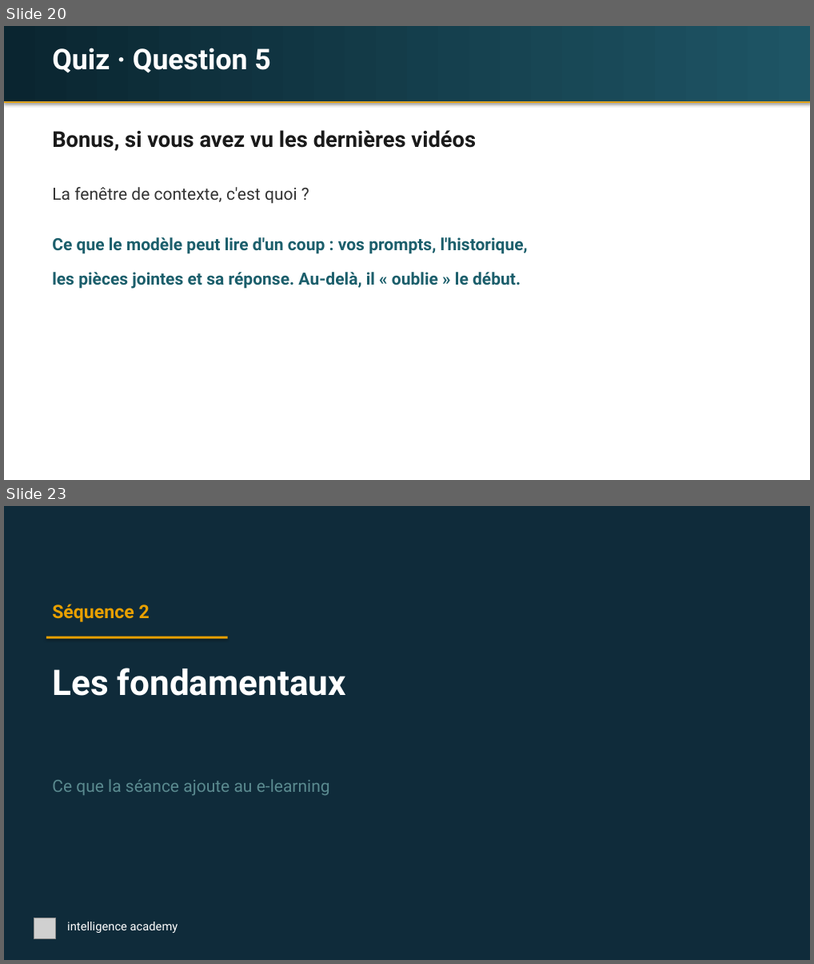
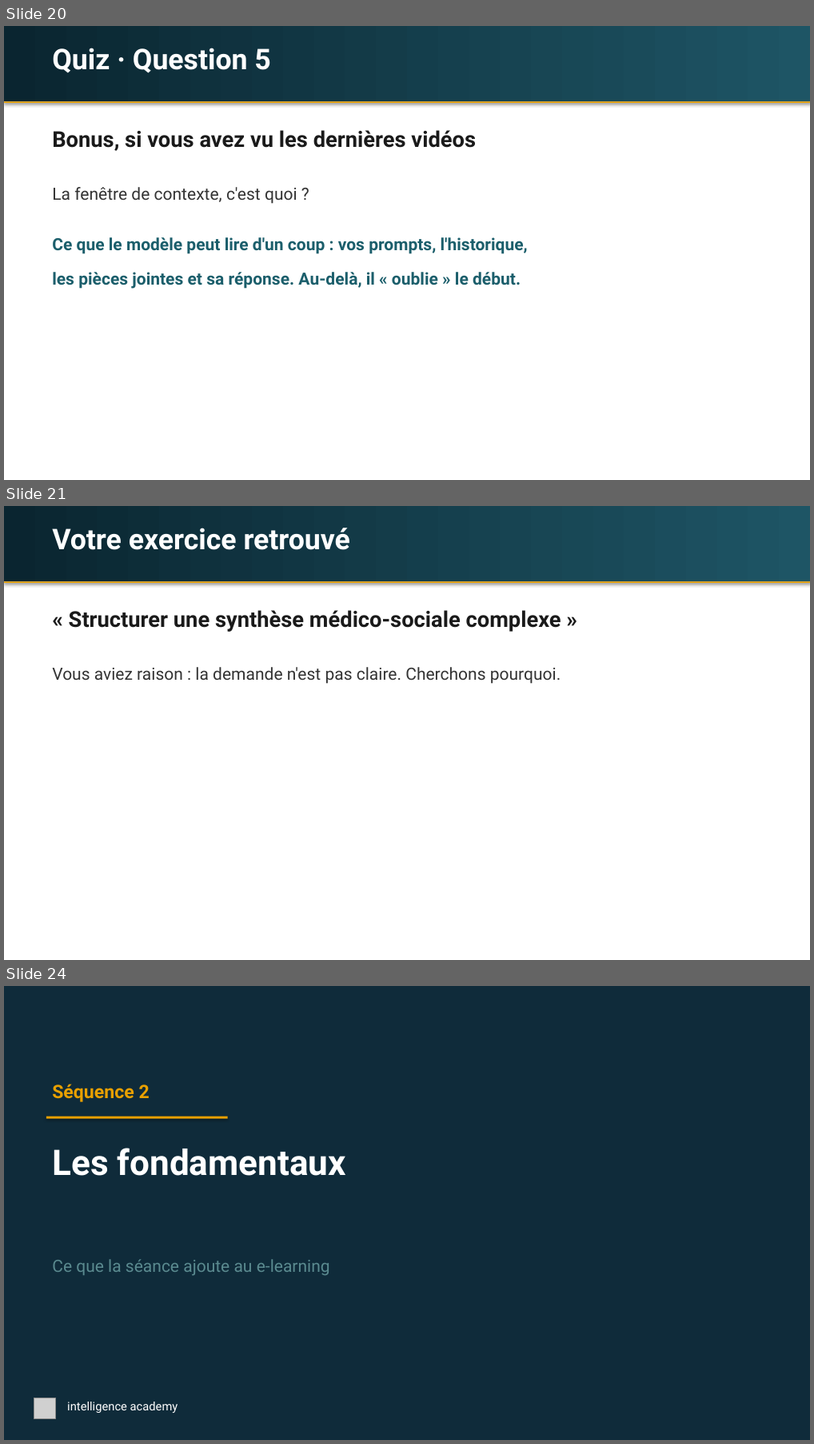
Before and after one commit to idrispjsalvi/claude-hub, a slide deck: espaces/intelligence-academy/seances/laurence-saulais/laurence-saulais-s1-fondamentaux.pptx. Shown one above the other, each under a label of ours: slides 20 and 23 before the commit, slides 20, 21 and 24 after it; the slides between them are not shown. The pictures are 814x964 and 814x1444 pixels, drawn with LibreOffice and Linux fonts; fonts in the diff are those of the drawing; grey boxes stand for pictures. Boxes give left, top, right and bottom in pixels: in the first picture for what was removed or moved away, otherwise in the second. Text is boxed around its words. In the diff, an @@ line names an element or a change of style, - is before the commit and + after.

```diff
--- a/espaces/intelligence-academy/seances/laurence-saulais/laurence-saulais-s1-fondamentaux.pptx
+++ b/espaces/intelligence-academy/seances/laurence-saulais/laurence-saulais-s1-fondamentaux.pptx
@@ slide 21 added at (x1=4, y1=506, x2=810, y2=960), background #FFFFFF @@
@@ rectangle added at (x1=4, y1=506, x2=810, y2=582), fill gradient #0A2530 to #1E5565 @@
@@ text added at (x1=52, y1=528, x2=351, y2=550), 34 pt, text #FFFFFF, bold @@
+Votre exercice retrouvé
@@ rectangle added at (x1=4, y1=582, x2=810, y2=583), fill #E8A000 @@
@@ text added at (x1=69, y1=610, x2=562, y2=632), 26 pt, text #1A1A1A, bold @@
+« Structurer une synthèse médico-sociale complexe »
@@ text added at (x1=52, y1=667, x2=561, y2=684), 20 pt, text #333333 @@
+Vous aviez raison : la demande n'est pas claire. Cherchons pourquoi.
@@ what was slide 23 is now slide 24 @@
```
Also in this commit, not shown: 11 slides changed, 6 other slides added, 3 slides removed, 1 other file.
